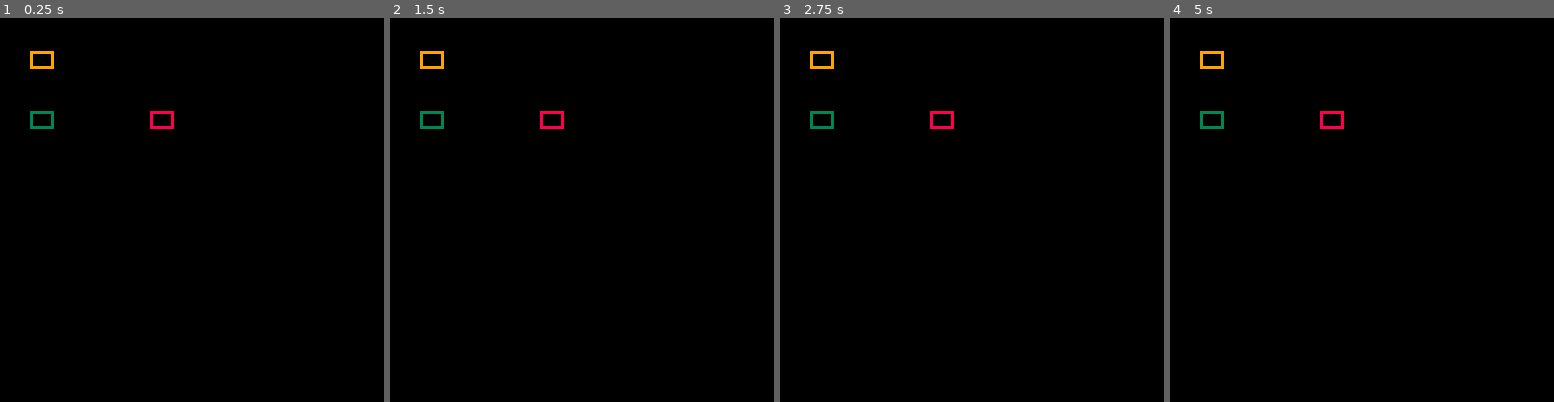
Above: before the commit, frames 1-4 (left to right).
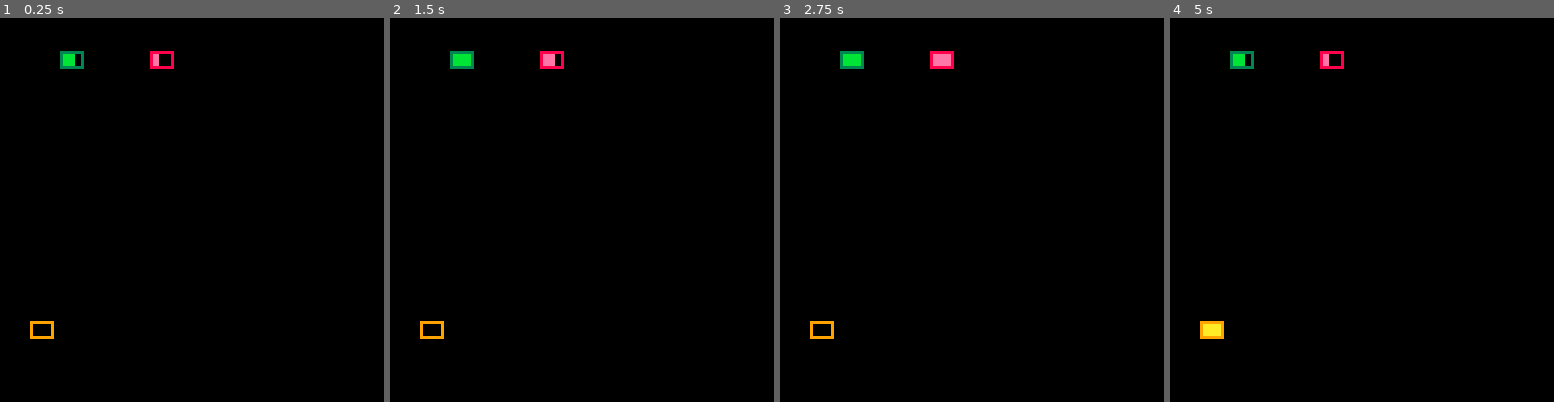
Above: after the commit, the same moments.

Repository: VedVid/IdleRPG
Game: PICO-8 cartridge idlerpg.p8
Two runs of this game, one before a commit and one after it. Both use one fixed random seed, a clock stepped at 60 frames per second and the inputs below.
Inputs:
- Up to frame 1 (0.25 s): no input
- Up to frame 2 (1.5 s): no input
- Up to frame 3 (2.75 s): no input
- Up to frame 4 (5 s): no input

The runs differ from the first frame. In frame 1, 1.0% of the frame differs, in the area x 7-46%, y 8-84%; in frame 2, 1.1%; in frame 3, 1.2%; in frame 4, 1.2%.

Commit message:
progress bars prototyped

Diff:
--- a/idlerpg.p8
+++ b/idlerpg.p8
@@ -1,29 +1,58 @@
 pico-8 cartridge // http://www.pico-8.com
 version 33
 __lua__
-t=0
-
 function _init()
- player_xp = {sp=1, x=10, y=10}
- enemy_attack = {sp=5, x=50, y=30}
- player_attack = {sp=9, x=10, y=30}
+ player_xp = make_progress_bar(
+             10, 100,
+             {1,2,3,4},
+             10, "")
+ enemy_attack = make_progress_bar(
+                50, 10,
+                {5,6,7,8},
+                7, "")
+ player_attack = make_progress_bar(
+                 20, 10,
+                 {9,10,11,12},
+                 3, "")
 end
 
 function _update()
- t = t+1
+ animate_bar(player_xp)
+ animate_bar(player_attack)
+ animate_bar(enemy_attack)
 end
 
 function _draw()
  cls()
- spr(player_attack.sp,
-     player_attack.x,
-     player_attack.y)
- spr(enemy_attack.sp,
-     enemy_attack.x,
-     enemy_attack.y)
- spr(player_xp.sp,
-     player_xp.x,
-     player_xp.y)
+ draw_bar(player_xp)
+ draw_bar(player_attack)
+ draw_bar(enemy_attack)
+end
+-->8
+function make_progress_bar(x, y, sprites, anim_speed, updates_when)
+ local bar={}
+
+ bar.x = x
+ bar.y = y
+ bar.sprites = sprites
+ bar.anim_speed = anim_speed
+ bar.updates_when = updates_when
+ bar.tick = 0
+ bar.frame = 1
+
+ return bar
+end
+
+function animate_bar(bar)
+ bar.tick = (bar.tick+1) % bar.anim_speed
+ if (bar.tick==0) then
+  bar.frame = (bar.frame%#bar.sprites)+1
+ end
+end
+
+function draw_bar(bar)
+ spr(bar.sprites[bar.frame],
+     bar.x, bar.y)
 end
 __gfx__
 00000000000000000000000000000000000000000000000000000000000000000000000000000000000000000000000000000000000000000000000000000000
